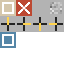
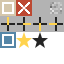
The second w=64, h=64 image is a revision of the first. Changes to its layers:
added layer "다각형 1" (1st of 2) above "다각형 1" over [32, 32, 48, 48]
added layer "다각형 1" (2nd of 2) above "사각형 1" over [16, 32, 32, 48]
